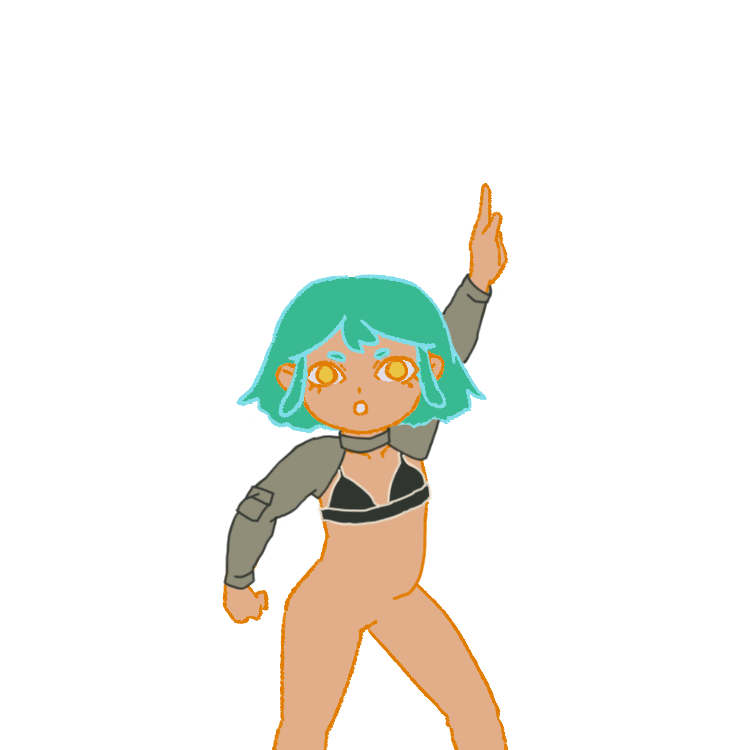
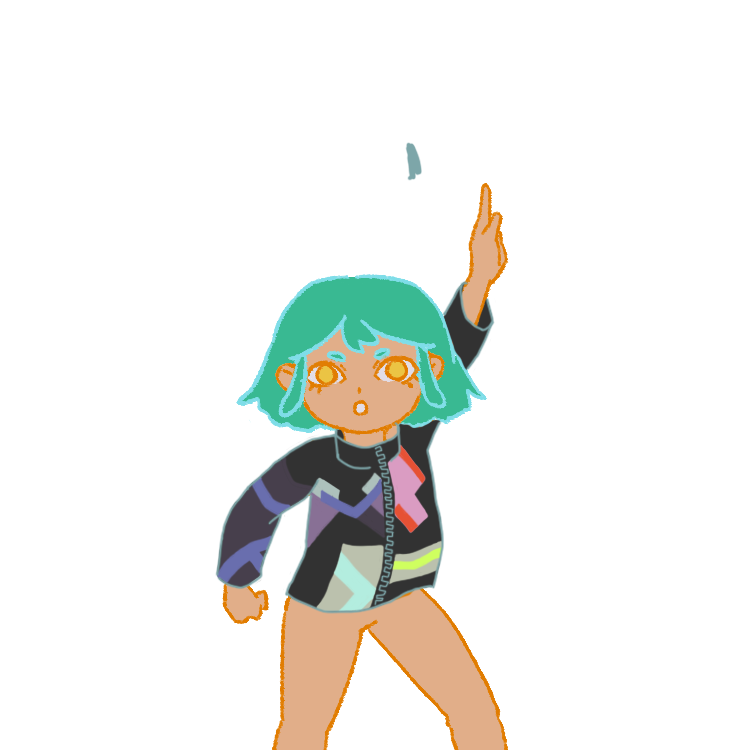
The second (750, 750) image is a revision of the first. Changes to its layers:
added group "TopC2.png" with 4 layers above "TopC1.png" over [215, 142, 496, 614]
added layer "Layer 29" in group "TopC2.png" over [215, 142, 495, 614]
added layer "Layer 31" in group "TopC2.png" over [216, 444, 443, 612]
added layer "Layer 30" in group "TopC2.png" over [216, 280, 496, 613]
renamed "TopC2" to "TopC1.png", hid the group it (3 layers) over [222, 273, 499, 591]
